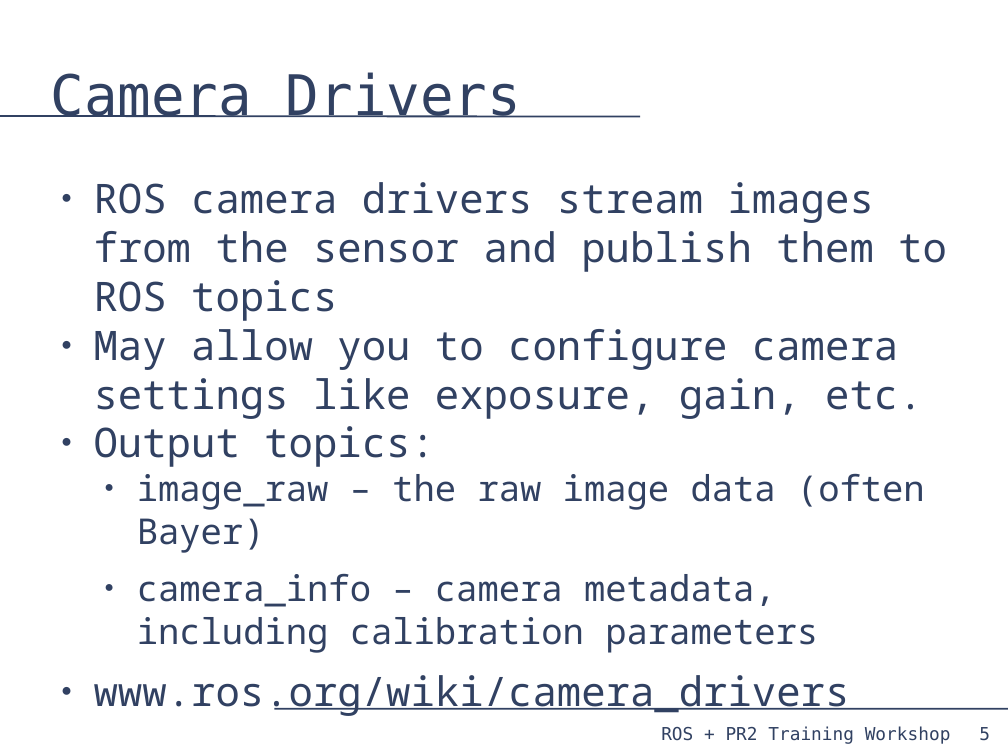
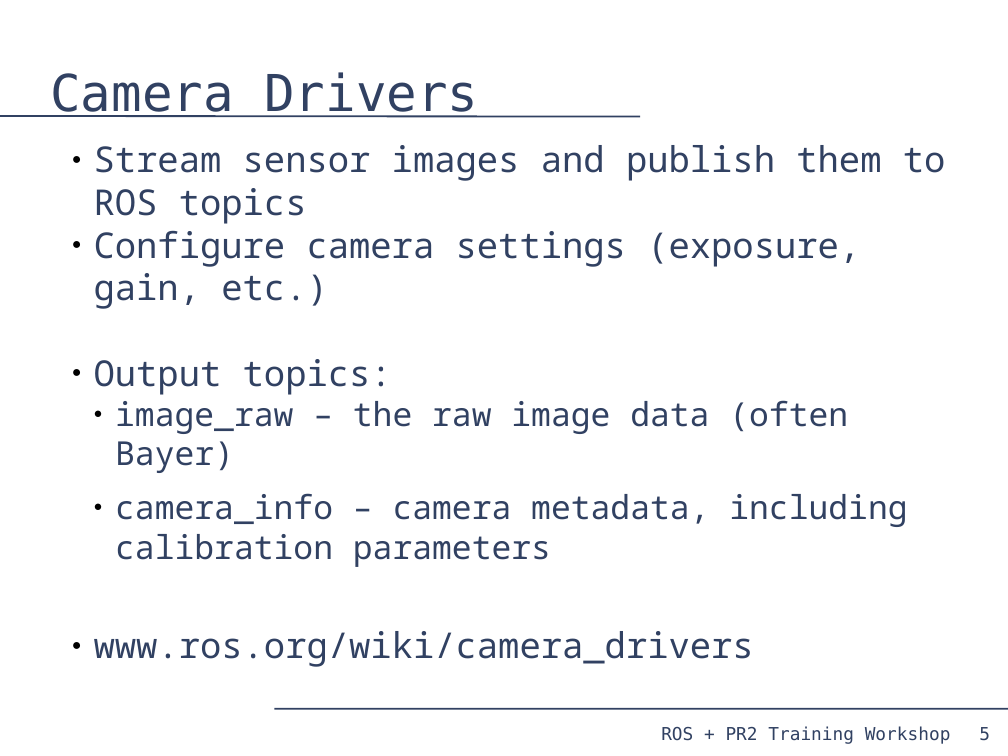
Before and after one commit to PR2/pr2_docs, a slide deck: slide 5 of pr2_training_workshop/processing_camera_data/slides.odp. Drawn at 1008x756 pixels with LibreOffice and Linux fonts; fonts in the diff are those of the drawing. Boxes give left, top, right and bottom in pixels: in the first picture for what was removed or moved away, otherwise in the second. Text is boxed around its words. In the diff, an @@ line names an element or a change of style, - is before the commit and + after.

Commit message:
Just formatting tweaks

```diff
--- a/pr2_training_workshop/processing_camera_data/slides.odp
+++ b/pr2_training_workshop/processing_camera_data/slides.odp
@@ title "Camera Drivers" at (50,72,478,118): size 44 to 40 pt @@
@@ text "Stream sensor images and publish ...": place and size @@
-text "Stream sensor images and publish ..." at (94,182,947,716)
+text "Stream sensor images and publish ..." at (94,145,946,667)
@@ text at (94,145,946,309): text changed; size 32 to 28 pt @@
-● ROS camera drivers stream images from the sensor and publish them to ROS topics
-● May allow you to configure camera settings like exposure, gain, etc.
+● Stream sensor images and publish them to ROS topics
+● Configure camera settings (exposure, gain, etc.)
@@ text at (94,359,907,667): size 32 to 28 pt in "Output topics:", "www.ros.org/wiki/camera_drivers"; size 28 to 26 pt in "image_raw – the raw image data (often ...", "camera_info – camera metadata, including calibration paramet ..."; indent changed; bullet colour #314162 to #000000 @@
```
Also in this commit, not shown: 21 other slides changed.
